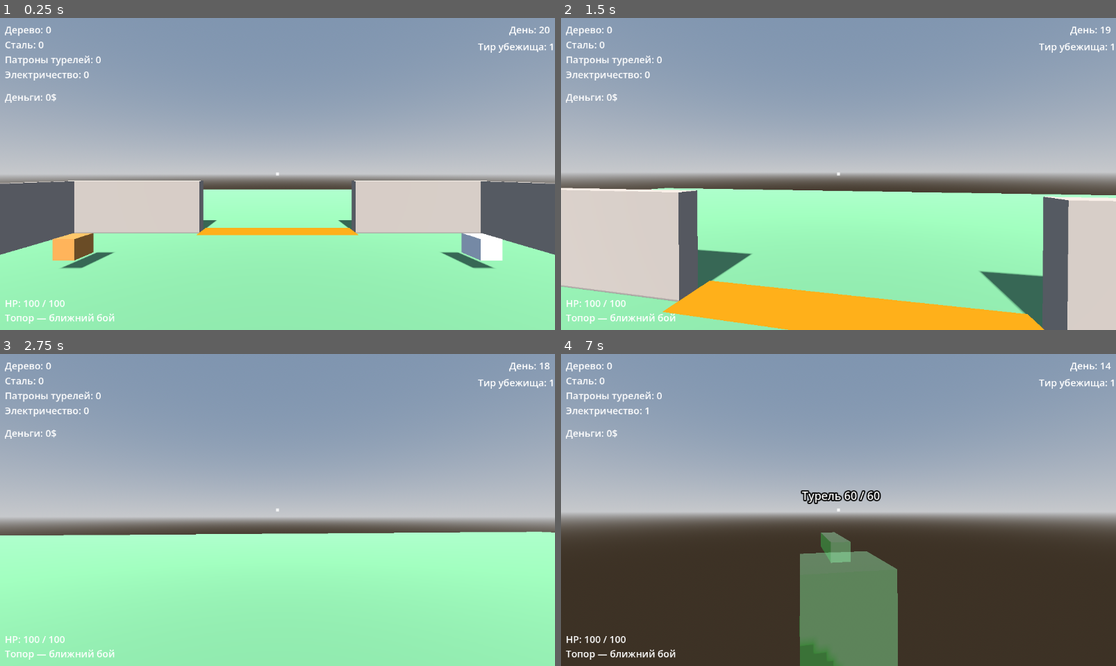
Above: before the commit, frames 1-4 (two rows, left to right).
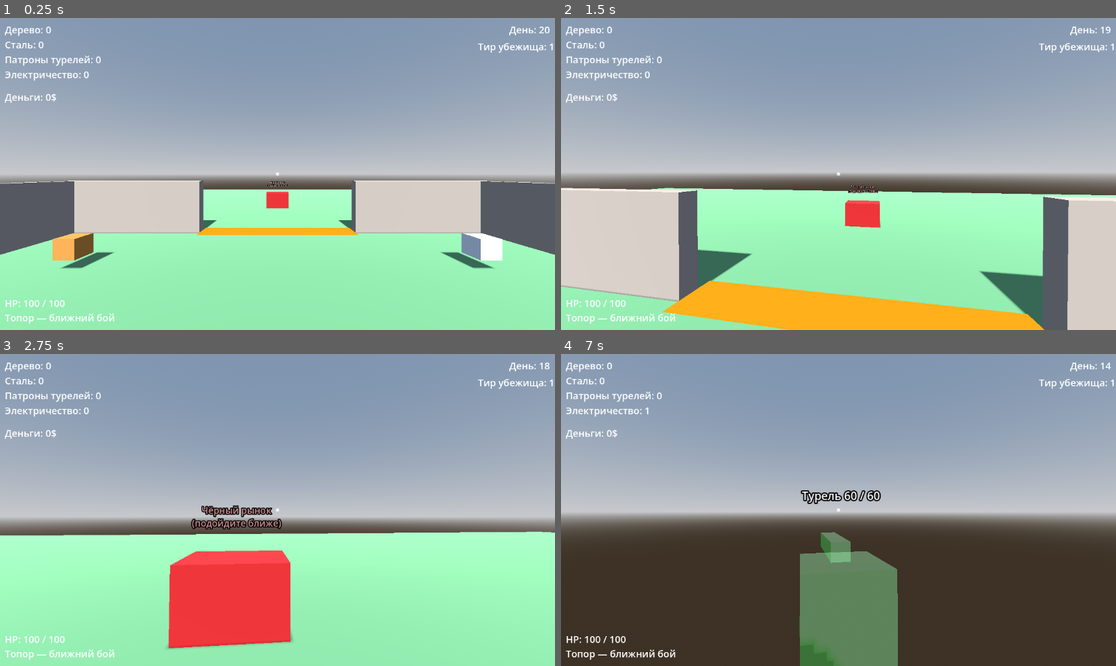
Above: after the commit, the same moments.

Repository: kem4ikkk/ubeziche
Game: Godot game, scene res://scenes/main.tscn
Two runs of this game, one before a commit and one after it. Both use one fixed random seed, a clock stepped at 60 frames per second and the inputs below.
Inputs (mouse positions are in pixels of both pictures, inside the frame that each line leads up to):
- Up to frame 1 (0.25 s): no input
- Up to frame 2 (1.5 s): tap Enter at 0.5 s; move the mouse to (866, 174) at 0.52 s; hold W from 0.53 s (still down); tap F at 0.6 s; click (866, 174) at 0.67 s; tap Space at 0.77 s; tap J at 0.8, 1.35 s; move the mouse to (810, 174) at 1.27 s
- Up to frame 3 (2.75 s): keep holding W; tap Space at 1.52 s; tap M at 1.55, 2.1 s; move the mouse to (288, 503) at 2.02 s; tap F at 2.3 s
- Up to frame 4 (7 s): move the mouse to (832, 516) at 2.77 s; tap F at 2.85, 4.55, 6.8 s; click (832, 516) at 2.92 s; tap Space at 3.02, 3.77, 4.52, 6.02, 6.77 s; tap J at 3.05, 3.6, 5.3 s; move the mouse to (877, 513) at 3.52 s; tap M at 3.8, 4.35, 6.05 s; move the mouse to (794, 506) at 4.27 s; move the mouse to (844, 510) at 5.02 s; tap R at 5.1 s; click (844, 510) at 5.17 s; move the mouse to (816, 503) at 5.77 s; release W at 5.78 s; hold D 5.78-6.53 s; tap B at 5.85 s; move the mouse to (866, 510) at 6.52 s; hold W from 6.53 s (still down); tap V at 6.6 s

The runs differ from the first frame. In frame 1, 0.2% of the frame differs, in the area x 47-53%, y 52-62%; in frame 2, 0.6%; in frame 3, 7.2%, in the area x 30-53%, y 48-95%; in frame 4, less than 0.1%.

Commit message:
Чёрный рынок: оружие за деньги в 1 из 3 точек, смена точки за день (4.24)
Перед началом сверено с оригиналом (New Zombie Shelter): чёрный рынок
открывается в одной из 3 точек у входа в подвал каждый день, продаёт оружие
за деньги.

Новые scenes/black_market.tscn (Area3D-прилавок, тёмно-красный, с подписью) и
scripts/black_market.gd. Рынок при старте и при каждом наступлении дня
(day_night_cycle.phase_changed, подписка отложенная) переезжает в случайную из
spawn_points (3 точки), стараясь не повторять текущую. Игрок внутри зоны + [F]
покупает следующий ствол за деньги (player.buy_weapon, цены/владение в player.gd).

Покупка оружия из Мастерской убрана (бывшая клавиша J; функции buy_weapon/
_weapon_offer_text удалены из workshop.gd) — деньги теперь тратятся только на
рынке. Рынок добавлен в main.tscn. Тест арсенала (debug_capture 4.6) переведён
на покупку через рынок.

Проверено через capture-режим и скриншот: весь арсенал куплен на рынке
(Двойные пистолеты/Дробовик/Автомат/Снайперка, деньги 400→100$); рынок стартует
в точке из списка, за 5 эмулированных «новых дней» точка менялась все 5 раз и
оставалась из списка; на снимке прилавок с подписью «Чёрный рынок».

Co-Authored-By: Claude Opus 4.8 <noreply@anthropic.com>

Diff:
--- /dev/null
+++ b/scenes/black_market.tscn
@@ -0,0 +1,34 @@
+[gd_scene load_steps=5 format=3 uid="uid://b8blackmarket001"]
+
+[ext_resource type="Script" path="res://scripts/black_market.gd" id="1_market"]
+
+[sub_resource type="BoxShape3D" id="BoxShape3D_zone"]
+size = Vector3(3, 2, 3)
+
+[sub_resource type="BoxMesh" id="BoxMesh_stall"]
+size = Vector3(1.5, 1, 1)
+
+[sub_resource type="StandardMaterial3D" id="StandardMaterial3D_stall"]
+albedo_color = Color(0.5, 0.08, 0.08, 1)
+
+[node name="BlackMarket" type="Area3D"]
+collision_layer = 0
+collision_mask = 2
+script = ExtResource("1_market")
+
+[node name="CollisionShape3D" type="CollisionShape3D" parent="."]
+transform = Transform3D(1, 0, 0, 0, 1, 0, 0, 0, 1, 0, 1, 0)
+shape = SubResource("BoxShape3D_zone")
+
+[node name="MeshInstance3D" type="MeshInstance3D" parent="."]
+transform = Transform3D(1, 0, 0, 0, 1, 0, 0, 0, 1, 0, 0.5, 0)
+mesh = SubResource("BoxMesh_stall")
+surface_material_override/0 = SubResource("StandardMaterial3D_stall")
+
+[node name="Prompt" type="Label3D" parent="."]
+transform = Transform3D(1, 0, 0, 0, 1, 0, 0, 0, 1, 0, 1.6, 0)
+billboard = 1
+no_depth_test = true
+font_size = 28
+text = "Чёрный рынок
+(подойдите ближе)"
--- a/scenes/main.tscn
+++ b/scenes/main.tscn
@@ -13,6 +13,7 @@
 [ext_resource type="PackedScene" path="res://scenes/workshop.tscn" id="8_workshop"]
 [ext_resource type="PackedScene" path="res://scenes/generator.tscn" id="10_generator"]
 [ext_resource type="PackedScene" path="res://scenes/skill_menu.tscn" id="11_skillmenu"]
+[ext_resource type="PackedScene" path="res://scenes/black_market.tscn" id="12_market"]
 
 [sub_resource type="ProceduralSkyMaterial" id="ProceduralSkyMaterial_1"]
 
@@ -221,6 +222,8 @@
 [node name="Workshop" parent="." instance=ExtResource("8_workshop")]
 transform = Transform3D(1, 0, 0, 0, 1, 0, 0, 0, 1, -3, 0, 3)
 
+[node name="BlackMarket" parent="." instance=ExtResource("12_market")]
+
 [node name="EvacuationZone" parent="." instance=ExtResource("9_evac")]
 transform = Transform3D(1, 0, 0, 0, 1, 0, 0, 0, 1, 1.5, 0, 14)
 
--- /dev/null
+++ b/scripts/black_market.gd
@@ -0,0 +1,112 @@
+extends Area3D
+
+## Чёрный рынок (Этап 4.24). Как в оригинале (New Zombie Shelter): открывается
+## каждый день в ОДНОЙ ИЗ НЕСКОЛЬКИХ точек. Рядом с ним за ДЕНЬГИ покупается
+## оружие (player.weapons по возрастанию цены). Деньги тратятся только здесь —
+## постройки/крафт/ремонт идут за ресурсы.
+##   Игрок внутри зоны + [F] — купить следующий ствол.
+
+@export var spawn_points: Array[Vector3] = [
+	Vector3(12, 0, 0),
+	Vector3(-12, 0, -8),
+	Vector3(0, 0, -14),
+]
+
+var _player_inside: bool = false
+var _capture_mode: bool = false
+var _current_point: int = -1
+
+@onready var prompt: Label3D = $Prompt
+
+
+func _ready() -> void:
+	_capture_mode = OS.get_cmdline_user_args().has("--capture")
+	add_to_group("black_market")
+	body_entered.connect(_on_body_entered)
+	body_exited.connect(_on_body_exited)
+	_relocate()
+	# Каждый новый день рынок переезжает в случайную точку — подключаемся
+	# отложенно, когда цикл день/ночь уже в группе.
+	_connect_day_cycle.call_deferred()
+	_update_prompt()
+
+
+func _connect_day_cycle() -> void:
+	var cycle := get_tree().get_first_node_in_group("day_night_cycle")
+	if is_instance_valid(cycle) and cycle.has_signal("phase_changed"):
+		cycle.phase_changed.connect(_on_phase_changed)
+
+
+func _on_phase_changed(is_night: bool) -> void:
+	if not is_night:
+		_relocate()  # наступил день — рынок открывается в новой случайной точке
+
+
+## Переставить рынок в случайную из точек (Этап 4.24).
+func _relocate() -> void:
+	if spawn_points.is_empty():
+		return
+	# По возможности выбираем точку, отличную от текущей.
+	var idx := randi() % spawn_points.size()
+	if spawn_points.size() > 1 and idx == _current_point:
+		idx = (idx + 1) % spawn_points.size()
+	_current_point = idx
+	global_position = spawn_points[idx]
+	print("Чёрный рынок открылся в точке ", idx, " ", spawn_points[idx])
+
+
+func _on_body_entered(body: Node3D) -> void:
+	if body.is_in_group("player"):
+		_player_inside = true
+		_update_prompt()
+
+
+func _on_body_exited(body: Node3D) -> void:
+	if body.is_in_group("player"):
+		_player_inside = false
+		_update_prompt()
+
+
+func _unhandled_input(event: InputEvent) -> void:
+	if _capture_mode or not _player_inside:
+		return
+	if event is InputEventKey and event.pressed and event.keycode == KEY_F:
+		buy_weapon()
+
+
+## Покупка следующего оружия за деньги (Этап 4.24): логика/цены — в player.gd.
+func buy_weapon() -> bool:
+	var player := get_tree().get_first_node_in_group("player")
+	if not is_instance_valid(player) or not player.has_method("buy_weapon"):
+		return false
+	var index: int = player.next_unowned_weapon_index()
+	if index < 0:
+		print("Чёрный рынок: всё оружие уже куплено")
+		return false
+	var ok: bool = player.buy_weapon(index)
+	_update_prompt()
+	return ok
+
+
+## Подсказка над прилавком: ярче, когда игрок рядом.
+func _update_prompt() -> void:
+	if prompt == null:
+		return
+	if _player_inside:
+		prompt.text = "ЧЁРНЫЙ РЫНОК\n[F] купить: %s" % _weapon_offer_text()
+		prompt.modulate = Color(1, 0.45, 0.45)
+	else:
+		prompt.text = "Чёрный рынок\n(подойдите ближе)"
+		prompt.modulate = Color(0.7, 0.45, 0.45)
+
+
+## Текст предложения оружия: следующий ствол + цена.
+func _weapon_offer_text() -> String:
+	var player := get_tree().get_first_node_in_group("player")
+	if is_instance_valid(player) and player.has_method("next_unowned_weapon_index"):
+		var index: int = player.next_unowned_weapon_index()
+		if index < 0:
+			return "всё куплено"
+		var w: Dictionary = player.weapons[index]
+		return "%s (%d$)" % [w.name, int(w.get("price", 0))]
+	return "оружие"
--- a/scripts/debug_capture.gd
+++ b/scripts/debug_capture.gd
@@ -78,18 +78,18 @@
 		await get_tree().create_timer(player.reload_time + 0.2).timeout
 		print("  player_ammo после перезарядки: ", player.current_ammo, " / ", player.magazine_size)
 
-	# 4.6) Арсенал + покупка оружия (Этап 4.6.2 / 4.7.2): в начале только
-	# пистолет; остальное покупается в мастерской по возрастанию цены.
+	# 4.6) Арсенал + покупка оружия (Этап 4.6.2 / 4.7.2; с 4.24 — на чёрном
+	# рынке): в начале только пистолет; остальное покупается за деньги.
 	if is_instance_valid(player) and player.has_method("switch_weapon"):
 		print("CLAUDE: пробую переключиться на оружие №2 ДО покупки")
 		player.switch_weapon(1)
 		print("  текущее оружие (ожидается Пистолет): ", player.weapons[player.current_weapon_index].name)
-		print("CLAUDE: покупаю весь арсенал в мастерской")
+		print("CLAUDE: покупаю весь арсенал на чёрном рынке")
 		InventorySystem.add_money(400)  # в тесте денег мало — добавим на весь арсенал
-		var workshop_w := get_tree().get_first_node_in_group("workshop")
-		while workshop_w != null:
+		var market_w := get_tree().get_first_node_in_group("black_market")
+		while market_w != null:
 			var money_before_w := InventorySystem.get_money()
-			if not workshop_w.buy_weapon():
+			if not market_w.buy_weapon():
 				break
 			print("  куплено: ", player.weapons[player.current_weapon_index].name,
 					" | деньги ", money_before_w, " → ", InventorySystem.get_money(), "$")
@@ -776,9 +776,32 @@
 			print("  меню навыков открыто: ", sm.visible)
 			sm.toggle()
 			print("  меню навыков закрыто: ", sm.visible)
-			# Оставляем открытым для финального скриншота (визуальная проверка UI).
-			sm.toggle()
 		_dump_state("ПОСЛЕ навыков (4.23)")
+
+	# 6.993) Чёрный рынок (Этап 4.24): открывается в одной из нескольких точек,
+	# меняет точку каждый день; рядом покупается оружие за деньги (тест покупки —
+	# в секции 4.6 выше через market.buy_weapon).
+	var market := get_tree().get_first_node_in_group("black_market")
+	if is_instance_valid(market) and market is Node3D:
+		print("CLAUDE: проверяю чёрный рынок (4.24)")
+		var pts: Array = market.spawn_points
+		var pos0: Vector3 = (market as Node3D).global_position
+		print("  стартовая точка рынка: ", pos0, " (из ", pts.size(), " точек), в списке: ", pos0 in pts)
+		# Эмулируем смену дня — точка должна остаться из списка и поменяться.
+		var changed := 0
+		for i in 5:
+			market._on_phase_changed(false)
+			if (market as Node3D).global_position != pos0:
+				changed += 1
+			pos0 = (market as Node3D).global_position
+		print("  за 5 «новых дней» точка менялась раз: ", changed,
+				", текущая в списке: ", (market as Node3D).global_position in pts)
+		# Ставим игрока перед рынком для визуальной проверки прилавка на скриншоте.
+		if player is Node3D and player.has_method("heal"):
+			player.heal(1000.0)
+			get_tree().paused = false
+			(player as Node3D).global_position = (market as Node3D).global_position + Vector3(0, 1, 4)
+		_dump_state("ПОСЛЕ чёрного рынка (4.24)")
 
 	# 6.10) Эвакуация как условие победы (Этап 4.11): после N волн вызывается
 	# транспорт — игрок должен добежать до зоны эвакуации, иначе поражение.
--- a/scripts/workshop.gd
+++ b/scripts/workshop.gd
@@ -5,8 +5,9 @@
 ##   C — скрафтить стену из ресурсов (2 дерева → 1 стена)   [ресурсная экономика]
 ##   G — купить стену за деньги                              [денежная экономика]
 ##   H — купить лечение за деньги (+HP)                      [денежная экономика]
-##   J — купить следующее оружие из арсенала                 [денежная экономика]
 ##   K — купить боезапас турелей (расходник)                 [денежная экономика]
+## Оружие теперь покупается НЕ здесь, а на чёрном рынке за деньги (Этап 4.24,
+## scripts/black_market.gd).
 ##
 ## Так замыкаются обе ветки экономики (Этап 4.7.2): дерево/сталь тратятся
 ## на крафт, а деньги (капают за убийство зомби) — на покупки в мастерской.
@@ -70,8 +71,6 @@
 				buy_wall()
 			KEY_H:
 				buy_heal()
-			KEY_J:
-				buy_weapon()
 			KEY_K:
 				buy_turret_ammo()
 			KEY_T:
@@ -171,25 +170,13 @@
 	return true
 
 
-## Покупка следующего оружия из арсенала — цену и владение считает игрок.
-func buy_weapon() -> bool:
-	var player := get_tree().get_first_node_in_group("player")
-	if not is_instance_valid(player) or not player.has_method("buy_weapon"):
-		return false
-	var index: int = player.next_unowned_weapon_index()
-	if index < 0:
-		print("Мастерская: всё оружие уже куплено")
-		return false
-	return player.buy_weapon(index)
-
-
 ## Подсказка над верстаком: ярче, когда игрок рядом.
 func _update_prompt() -> void:
 	if prompt == null:
 		return
 	if _player_inside:
-		prompt.text = "МАСТЕРСКАЯ\n[C] стена (2 дерева)\n[G] стена (%d$)\n[H] лечение (%d$)\n[J] %s\n[K] боезапас турелей x%d (%d$)\n[T] %s\n[M] %s" % [
-				buy_wall_cost, heal_cost, _weapon_offer_text(), turret_ammo_amount, turret_ammo_cost, _tier_offer_text(), _hammer_offer_text()]
+		prompt.text = "МАСТЕРСКАЯ\n[C] стена (2 дерева)\n[G] стена (%d$)\n[H] лечение (%d$)\n[K] боезапас турелей x%d (%d$)\n[T] %s\n[M] %s" % [
+				buy_wall_cost, heal_cost, turret_ammo_amount, turret_ammo_cost, _tier_offer_text(), _hammer_offer_text()]
 		prompt.modulate = Color(1, 1, 1)
 	else:
 		prompt.text = "Мастерская\n(подойдите ближе)"
@@ -211,15 +198,3 @@
 	if InventorySystem.has_hammer:
 		return "молот скрафчен (ремонт x2 HP)"
 	return "молот (%d дерева, %d стали, %d$)" % [HAMMER_COST.wood, HAMMER_COST.steel, HAMMER_COST.money]
-
-
-## Текст предложения оружия для подсказки: следующий ствол + цена.
-func _weapon_offer_text() -> String:
-	var player := get_tree().get_first_node_in_group("player")
-	if is_instance_valid(player) and player.has_method("next_unowned_weapon_index"):
-		var index: int = player.next_unowned_weapon_index()
-		if index < 0:
-			return "всё куплено"
-		var w: Dictionary = player.weapons[index]
-		return "%s (%d$)" % [w.name, int(w.get("price", 0))]
-	return "оружие"
Not shown: 1 places in scenes/main.tscn that only renumber resources
Not shown, changed: docs/CS_NZ_SHELTER_ANALYSIS.md
Not shown, changed: docs/PROGRESS.md
